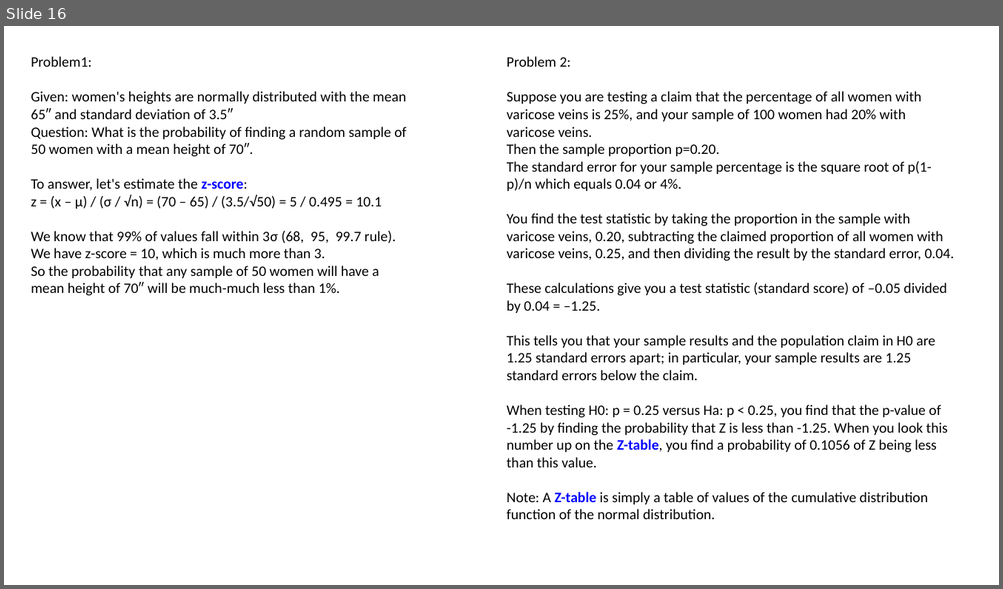
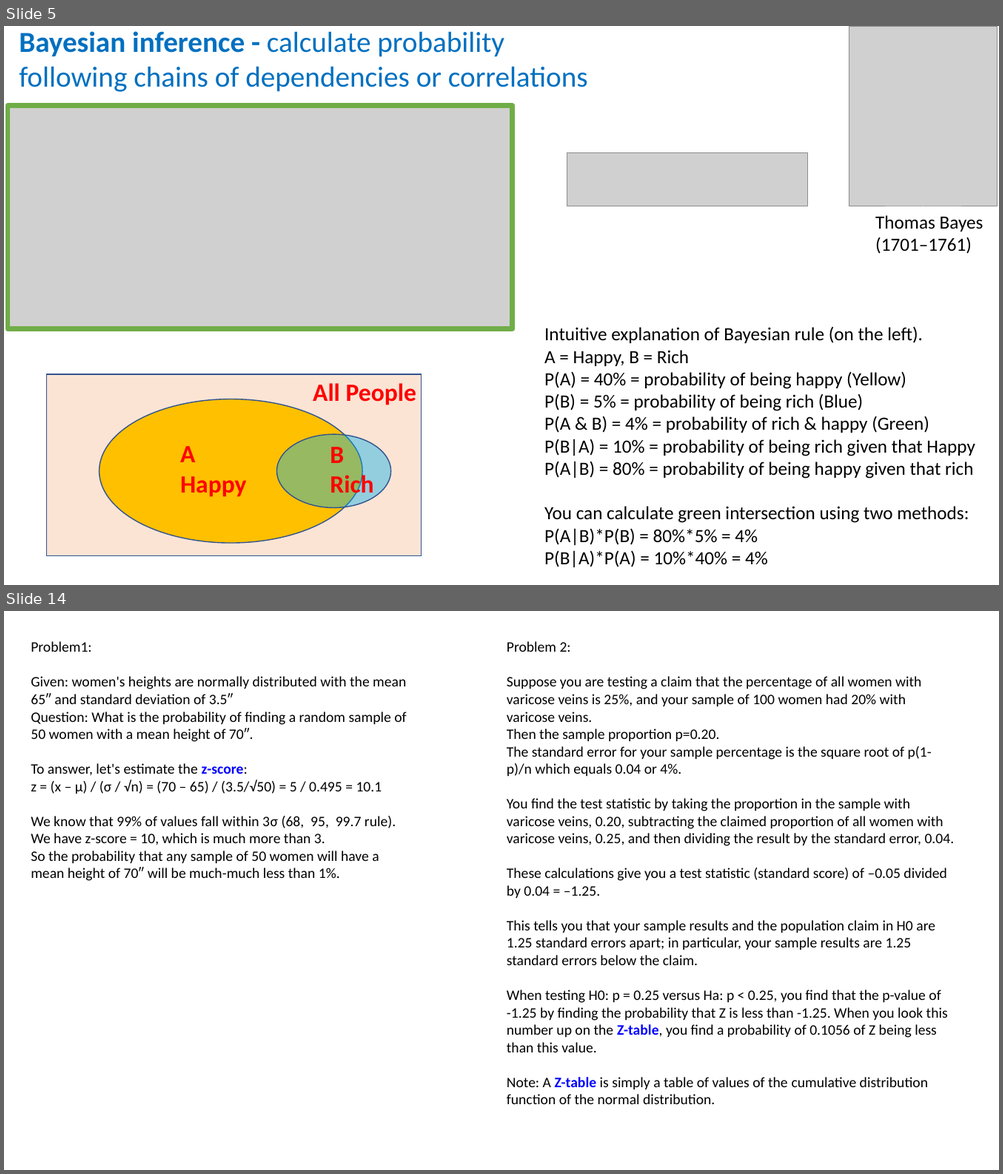
Before and after one commit to lselector/ml_ai_doc, a slide deck: statistics.pptx. Shown one above the other, each under a label of ours: slide 16 before the commit, slides 5 and 14 after it; the slides between them are not shown. The pictures are 1003x589 and 1003x1174 pixels, drawn with LibreOffice and Linux fonts; fonts in the diff are those of the drawing; grey boxes stand for pictures. Boxes give left, top, right and bottom in pixels: in the first picture for what was removed or moved away, otherwise in the second. Text is boxed around its words. In the diff, an @@ line names an element or a change of style, - is before the commit and + after.

```diff
--- a/statistics.pptx
+++ b/statistics.pptx
@@ slide 5 added at [4, 26, 999, 585], background #FFFFFF @@
@@ text added at [19, 31, 588, 92], 28 pt, text #0070C0 @@
+Bayesian inference - calculate probability
+following chains of dependencies or correlations
@@ picture added at [848, 26, 997, 207] @@
@@ picture added at [8, 106, 513, 329] @@
@@ picture added at [567, 153, 808, 207] @@
@@ text added at [875, 215, 983, 254], 18 pt, text #000000 @@
+Thomas Bayes
+(1701–1761)
@@ text added at [544, 326, 974, 568], 18 pt, text #000000 @@
+Intuitive explanation of Bayesian rule (on the left).
+A = Happy, B = Rich
+P(A) = 40% = probability of being happy (Yellow)
+P(B) = 5% = probability of being rich (Blue)
+P(A & B) = 4% = probability of rich & happy (Green)
+P(B|A) = 10% = probability of being rich given that Happy
+P(A|B) = 80% = probability of being happy given that rich
+You can calculate green intersection using two methods:
+P(A|B)*P(B) = 80%*5% = 4%
+P(B|A)*P(A) = 10%*40% = 4%
@@ rectangle added at [46, 375, 421, 557], fill #FBE4D4, outline #31538F 1 pt @@
@@ ellipse added at [99, 400, 363, 544], fill #FFC000, outline #31538F 1 pt @@
@@ text added at [313, 383, 416, 406], 24 pt, text #FF0000, bold @@
+All People
@@ text added at [180, 446, 247, 497], 24 pt, text #FF0000, bold @@
+A
+Happy
@@ ellipse added at [277, 435, 391, 508], fill #00B0F0 at 41% opacity, outline #31538F 1 pt @@
@@ text added at [330, 447, 373, 500], 24 pt, text #FF0000, bold @@
+B
+Rich
@@ what was slide 16 is now slide 14 @@
```
Also in this commit, not shown: 11 slides changed, 1 other slide added, 1 slide removed, 1 other file.
